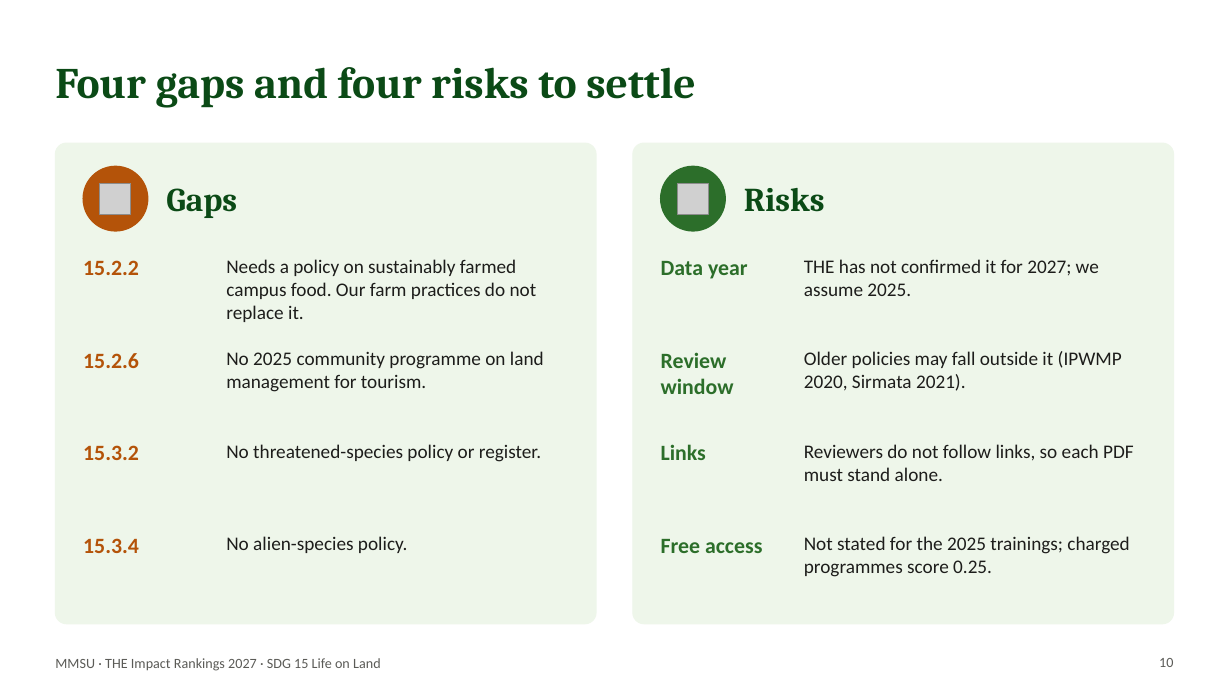
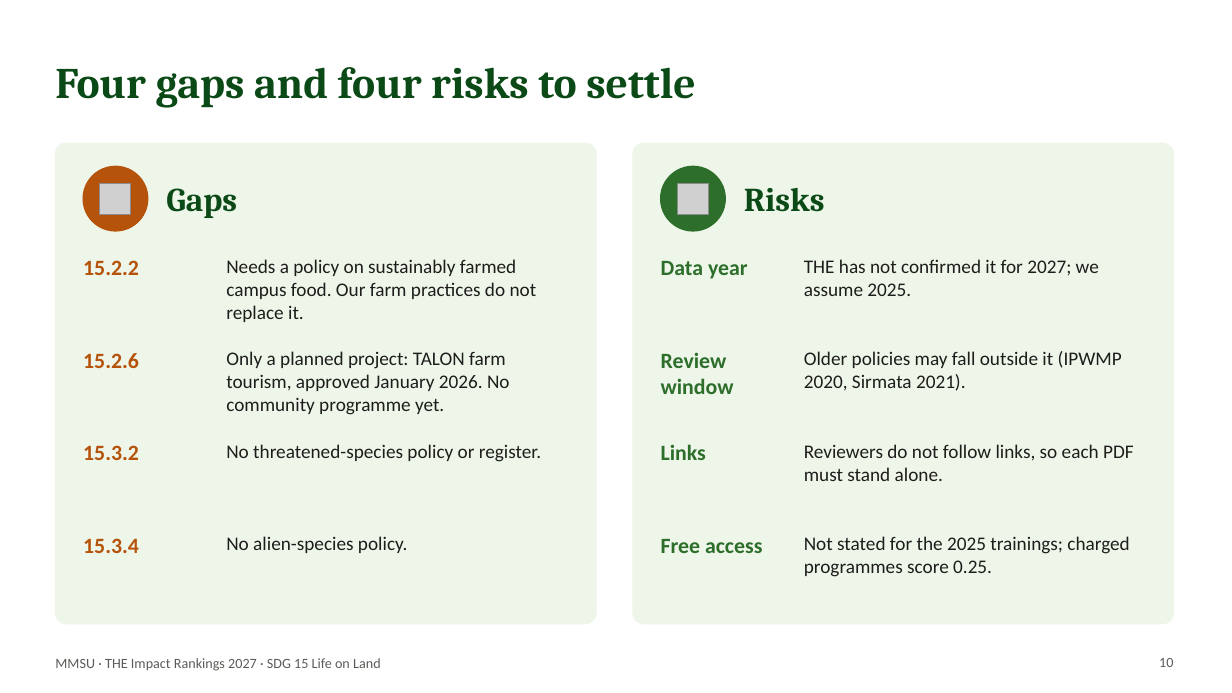
Before and after one commit to BhinoSTV/MMSUGreenDashboard, a slide deck: slide 10 of submission/sdg15/team-update/SDG15_Team_Update_2026-10-30.pptx. Drawn at 1232x693 pixels with LibreOffice and Linux fonts; fonts in the diff are those of the drawing; grey boxes stand for pictures. Boxes give left, top, right and bottom in pixels: in the first picture for what was removed or moved away, otherwise in the second. Text is boxed around its words. In the diff, an @@ line names an element or a change of style, - is before the commit and + after.

```diff
--- a/submission/sdg15/team-update/SDG15_Team_Update_2026-10-30.pptx
+++ b/submission/sdg15/team-update/SDG15_Team_Update_2026-10-30.pptx
@@ text at box(226, 351, 510, 415): text changed @@
-No 2025 community programme on land management for tourism.
+Only a planned project: TALON farm tourism, approved January 2026. No community programme yet.
```
Also in this commit, not shown: 20 other files.
